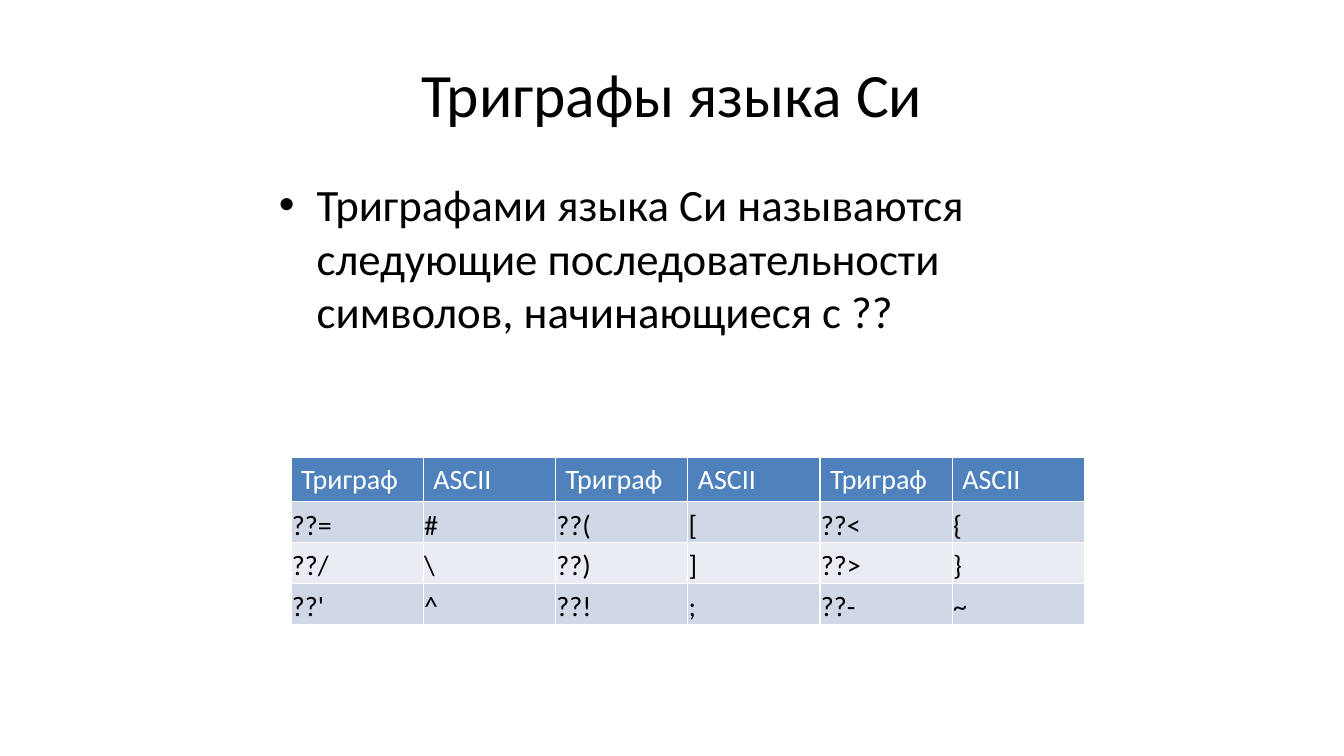
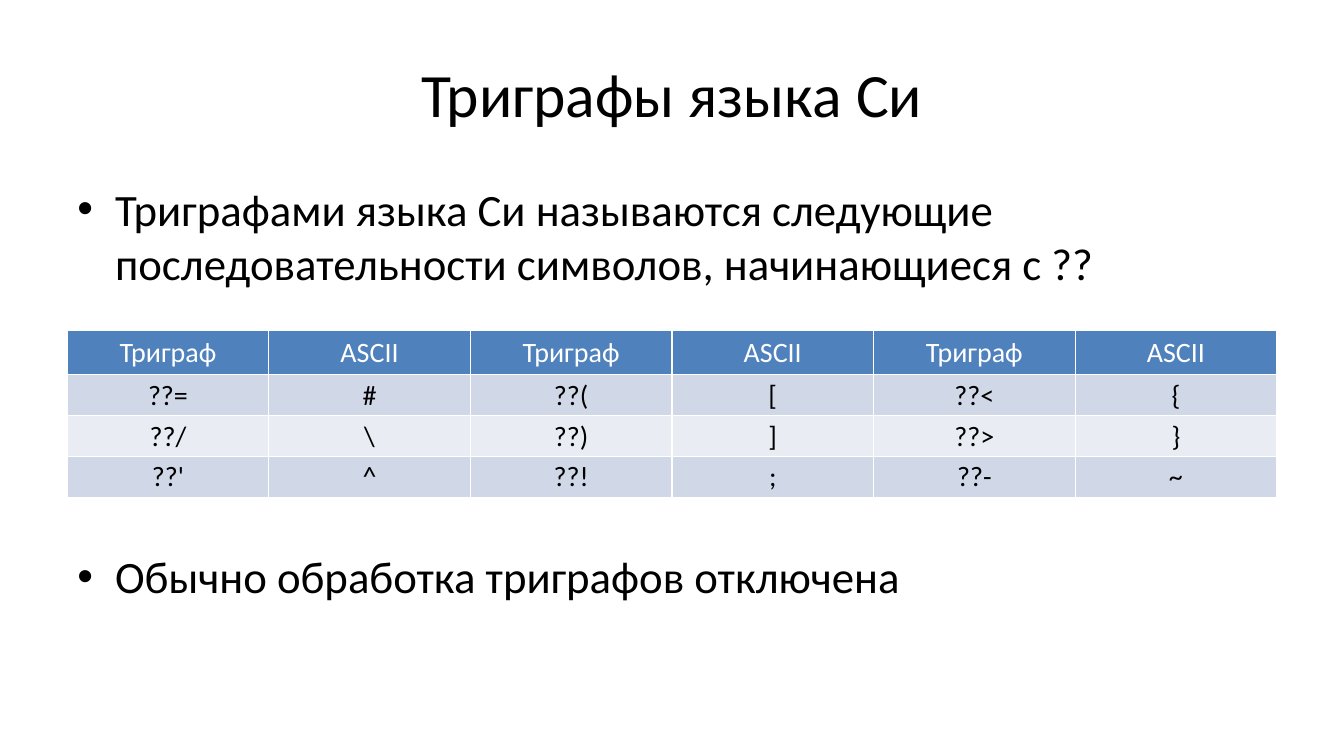
Before and after one commit to Evgueni-Petrov-aka-espetrov/Algorithms-and-Programming-in-C-pptx, a slide deck: slide 6 of 25 Препроцессор языка Си.pptx. Drawn at 1344x756 pixels with LibreOffice and Linux fonts; fonts in the diff are those of the drawing. Boxes give left, top, right and bottom in pixels: in the first picture for what was removed or moved away, otherwise in the second. Text is boxed around its words. In the diff, an @@ line names an element or a change of style, - is before the commit and + after.

```diff
--- a/25 Препроцессор языка Си.pptx
+++ b/25 Препроцессор языка Си.pptx
@@ text "Триграфами языка Си называются следующие ...": place and size @@
-text "Триграфами языка Си называются следующие ..." at <box>317,190,963,336</box>
+text "Триграфами языка Си называются следующие ..." at <box>115,195,1041,601</box>
@@ table at <box>68,331,1277,497</box> @@
@@ alignment left to centre @@
@@ table: place and size @@
-table at <box>291,458,1084,624</box>
+table at <box>68,331,1277,497</box>
@@ text at <box>115,562,899,601</box>: paragraph added @@
+• Обычно обработка триграфов отключена
```
Also in this commit, not shown: 11 other slides changed, 9 slides added, 7 slides removed.
